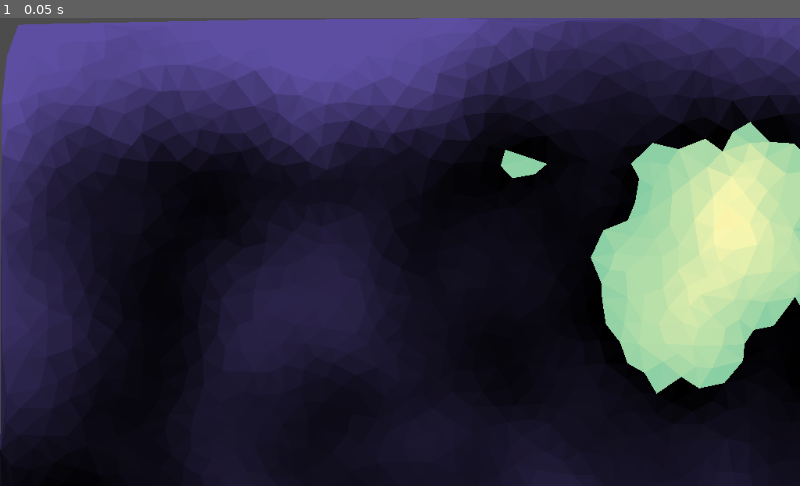
Above: before the commit, frame 1.
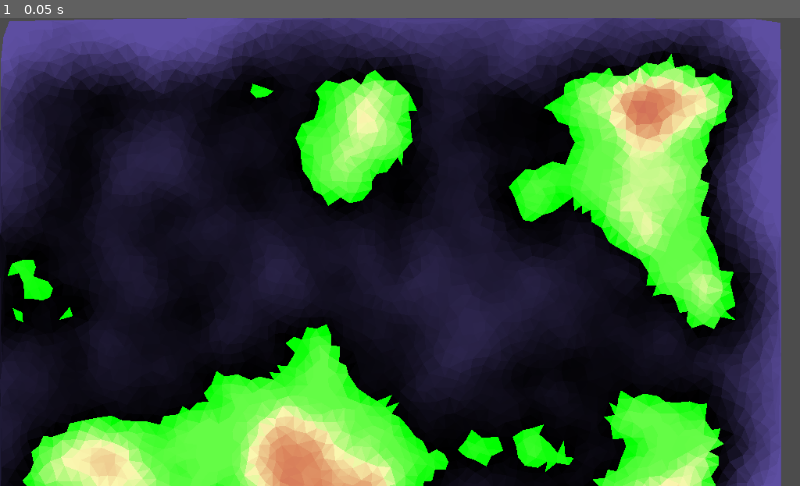
Above: after the commit, the same moment.

Repository: eriwyn/societer
Game: Godot game, scene res://world/game.tscn
Same seed, same stepped clock (60 frames per second), same inputs: the game is played once before the commit and once after it.
Inputs:
- Up to frame 1 (0.05 s): no input

The runs differ from the first frame. In frame 1, 69% of the frame differs, in the area x 0-100%, y 0-100%.

Commit message:
Game : set water + some debug

Diff:
--- a/ui/map/map.gd
+++ b/ui/map/map.gd
@@ -47,12 +47,26 @@
 		colors.add_point(0.999,  Color("#9e0142")) # red
 		colors.add_point(0.5,  Color("#dc865d")) # orange
 		colors.add_point(0.25,  Color("#fbf8b0")) # yellow
-		colors.add_point(0,  Color("#89cfa5")) # green
+		colors.add_point(0,  Color.green) # green
 		colors.add_point(-0.999,  Color("#5e4fa2")) # blue
-		var color = Color(randf(), randf(), randf(), 1)
-		color = colors.interpolate(min(triangle.get_data("elevation"), 0.999))
+		var color = colors.interpolate(min(triangle.get_data("elevation"), 0.999))
+		if triangle.get_data("ocean"):
+			color = Color.red
 		if triangle.polygon().size() > 2:
 			draw_polygon(triangle.polygon(), PoolColorArray([color]))
+
+
+
+
+
+
+
+
+
+
+
+
+
 
 func draw_triangles_edges(color=Color("#000000")):
 	for line in terrain.get_edges_as_line():
@@ -121,4 +135,4 @@
 
 func _on_Game_world_loaded(game_terrain):
 	terrain = game_terrain
-	create_map()
+	update()
--- a/utils/terrain/Terrain.gd
+++ b/utils/terrain/Terrain.gd
@@ -166,11 +166,11 @@
 	func points_around():
 		var list_points = []
 		var incoming = _terrain._points_to_halfedges.get(_idx)
-		var incoming_edge = Point.new(incoming, _terrain)
+		var incoming_edge = Edge.new(incoming, _terrain)
 		var outgoing_edge
 		while true:
 			list_points.append(Point.new(_terrain._triangles[incoming_edge._idx], _terrain));
-			outgoing_edge = incoming_edge.next_half()
+			outgoing_edge = incoming_edge.opposite()
 			incoming_edge = Edge.new(_terrain._halfedges[outgoing_edge._idx], _terrain);
 			if not (incoming_edge._idx != -1 and incoming_edge._idx != incoming):
 				break
--- a/world/game.gd
+++ b/world/game.gd
@@ -23,13 +23,14 @@
 	noise.seed = rng.randi()
 	noise.octaves = octaves
 	terrain = Terrain.new(width,height,spacing,true)
-	init_points_data()
+	init_data()
 	print(terrain)
 	emit_signal("world_loaded", terrain)
 
-func init_points_data():
+func init_data():
 	for point in terrain.get_points():
-		point.set_elevation(find_point_elevation(point.point2d()))
+		point.set_elevation(point_find_elevation(point.point2d()))
+		point.set_data("water", point_is_water(point))
 #		points_data.append({
 #			"elevation": 0,
 #			"used": false,
@@ -39,10 +40,19 @@
 #			"mountain": false,
 #			"river": false
 #		})
+	fill_oceans()
+
 	for triangle in terrain.get_triangles():
-		triangle.set_data("elevation", find_triangle_elevation(triangle))
+		triangle.set_data("elevation", triangle_find_elevation(triangle))
+		triangle.set_data("water", triangle_is_water(triangle))
+		triangle.set_data("ocean", false)
+		for point in triangle.points():
+			if point.get_data("ocean"):
+				triangle.set_data("ocean", true)
 
-func find_point_elevation(point):
+# Point
+
+func point_find_elevation(point):
 	var border = border_width + rng.randf_range(-20.0, 20.0)
 	var elevation = noise.get_noise_2d(point.x / wavelength, point.y / wavelength)
 
@@ -65,9 +75,34 @@
 	# elevation = elevation * terraces
 	return elevation
 
-func find_triangle_elevation(triangle):
+func point_is_water(point):
+	if (point.get_elevation() <= 0):
+		return true
+	return false
+
+# Triangle
+
+func triangle_find_elevation(triangle):
 	var elevation = 0
 	for point in triangle.points():
 		elevation += point.get_elevation()
-	elevation /= 3
+	elevation /= 3.0
 	return elevation
+
+func triangle_is_water(triangle):
+	if triangle.get_data("elevation") <= 0:
+		return true
+	return false
+
+func fill_oceans():
+	var stack = []
+	for point in terrain.get_points():
+		if point.point2d().x < 10 and point.get_data("water") and not point.get_data("ocean"):
+			stack.append(point.get_index())
+			while stack.size():
+				var current_point_id = stack.pop_back()
+				terrain.get_point(current_point_id).set_data("ocean", true)
+				for neighbour in terrain.get_point(current_point_id).points_around():
+					if neighbour.get_data("water") and not neighbour.get_data("ocean"):
+						stack.append(neighbour.get_index())
+			break
--- a/world/game.tscn
+++ b/world/game.tscn
@@ -8,6 +8,9 @@
 
 [node name="UI" parent="." instance=ExtResource( 1 )]
 
+[node name="Map" parent="UI" index="0"]
+scale = Vector2( 0.5, 0.5 )
+
 [connection signal="world_loaded" from="." to="UI/Map" method="_on_Game_world_loaded"]
 
 [editable path="UI"]
